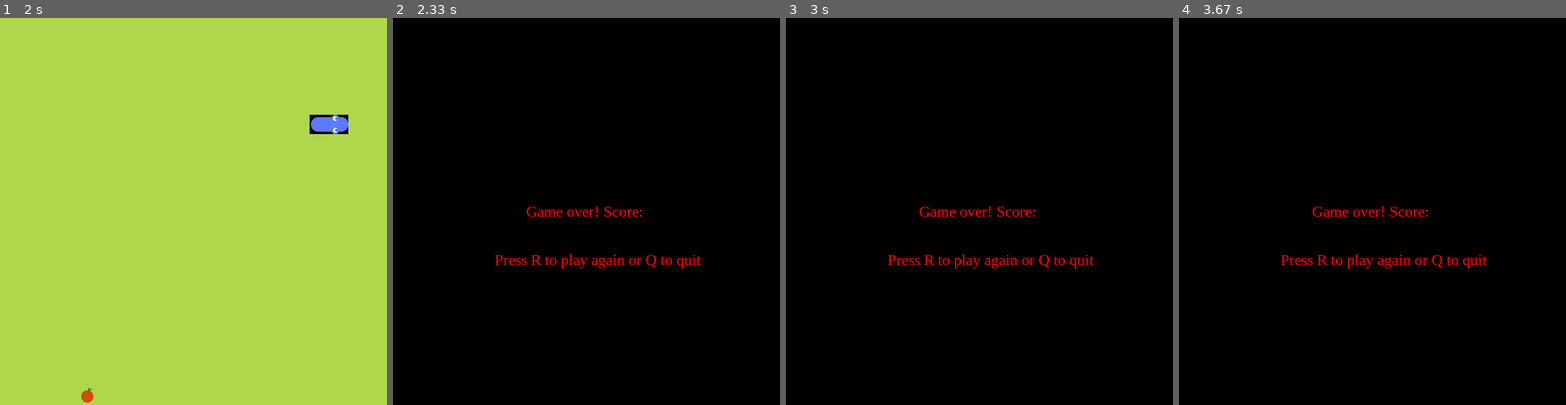
Above: before the commit, frames 1-4 (left to right).
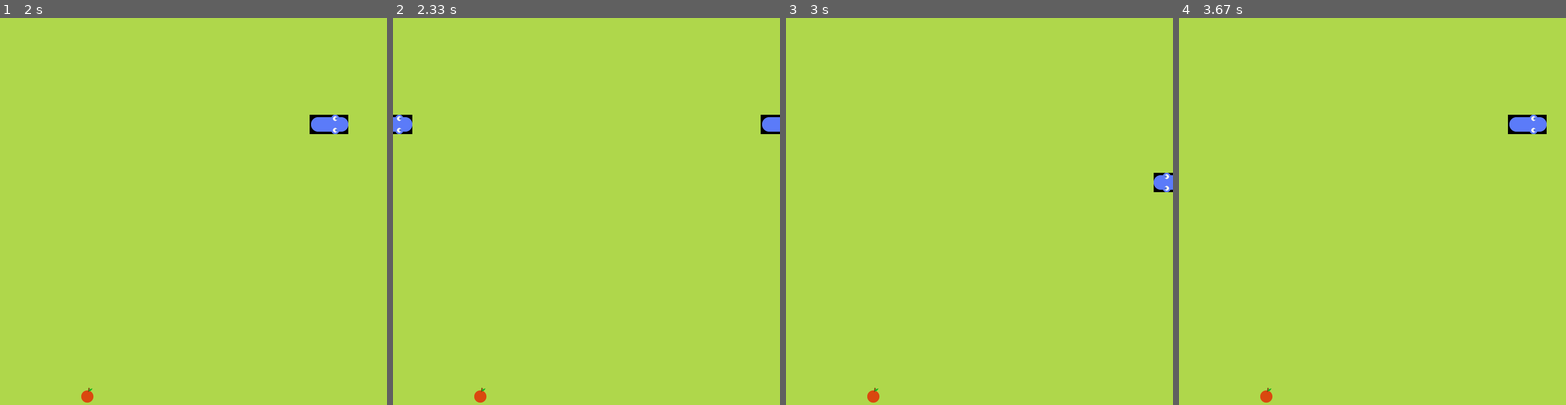
Above: after the commit, the same moments.

Repository: tenos200/snakePygame
Game: pygame game, started from snake.py
Same seed, same stepped clock (60 frames per second), same inputs: the game is played once before the commit and once after it.
Inputs:
- Up to frame 1 (2 s): hold Right 0.33-0.8 s; hold Up 0.83-1.3 s; hold Right 1.33-1.8 s
- Up to frame 2 (2.33 s): no input
- Up to frame 3 (3 s): hold Down 2.4-2.7 s; hold Left from 2.73 s (still down)
- Up to frame 4 (3.67 s): release Left at 3.13 s; hold Up 3.17-3.53 s; hold Right from 3.57 s (still down)

Frame 1 is identical in both runs. In frame 2, 100% of the frame differs, in the area x 0-100%, y 0-100%; in frame 3, 100%; in frame 4, 100%.

Commit message:
snake can now travel outside box

Diff:
--- a/snake.py
+++ b/snake.py
@@ -7,7 +7,6 @@
 #to do -
 #add menu
 #allow snake to travel outside the box
-
 
 #globals
 pg.init()
@@ -197,10 +196,15 @@
                 self.food.place_food()
 
     def check_boundary(self):
-        if self.snake.body[0].x >= cell_number or self.snake.body[0].x < 0:
-            self.game_over()
-        if self.snake.body[0].y >= cell_number or self.snake.body[0].y < 0:
-            self.game_over()
+        if self.snake.body[0].x >= cell_number:
+            self.snake.body[0].x = 0
+        if self.snake.body[0].x < 0:
+            self.snake.body[0].x = cell_number
+
+        if self.snake.body[0].y >= cell_number:
+            self.snake.body[0].y = 0
+        if self.snake.body[0].y < 0:
+            self.snake.body[0].y = cell_number
 
         for block in self.snake.body[1:]:
             if block == self.snake.body[0]:
